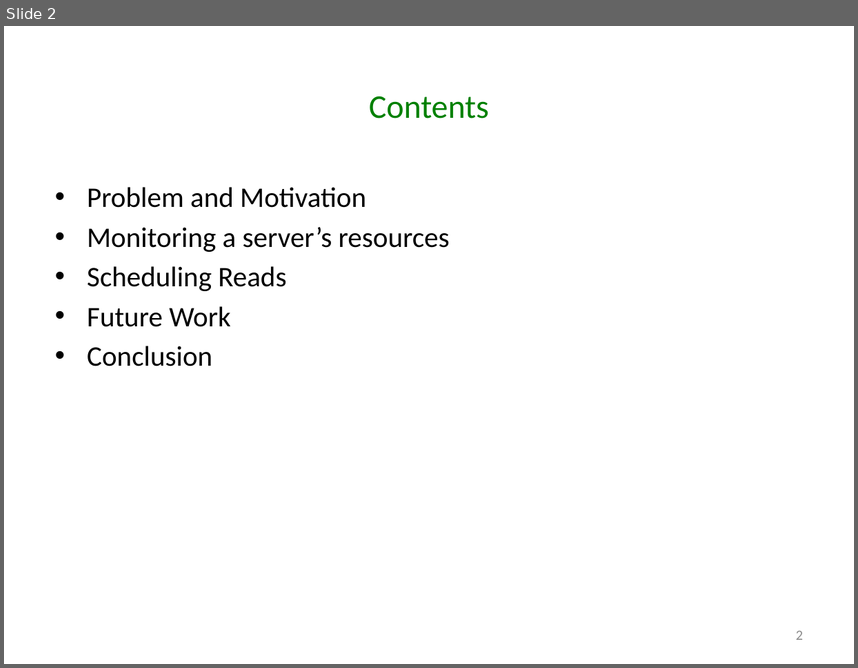
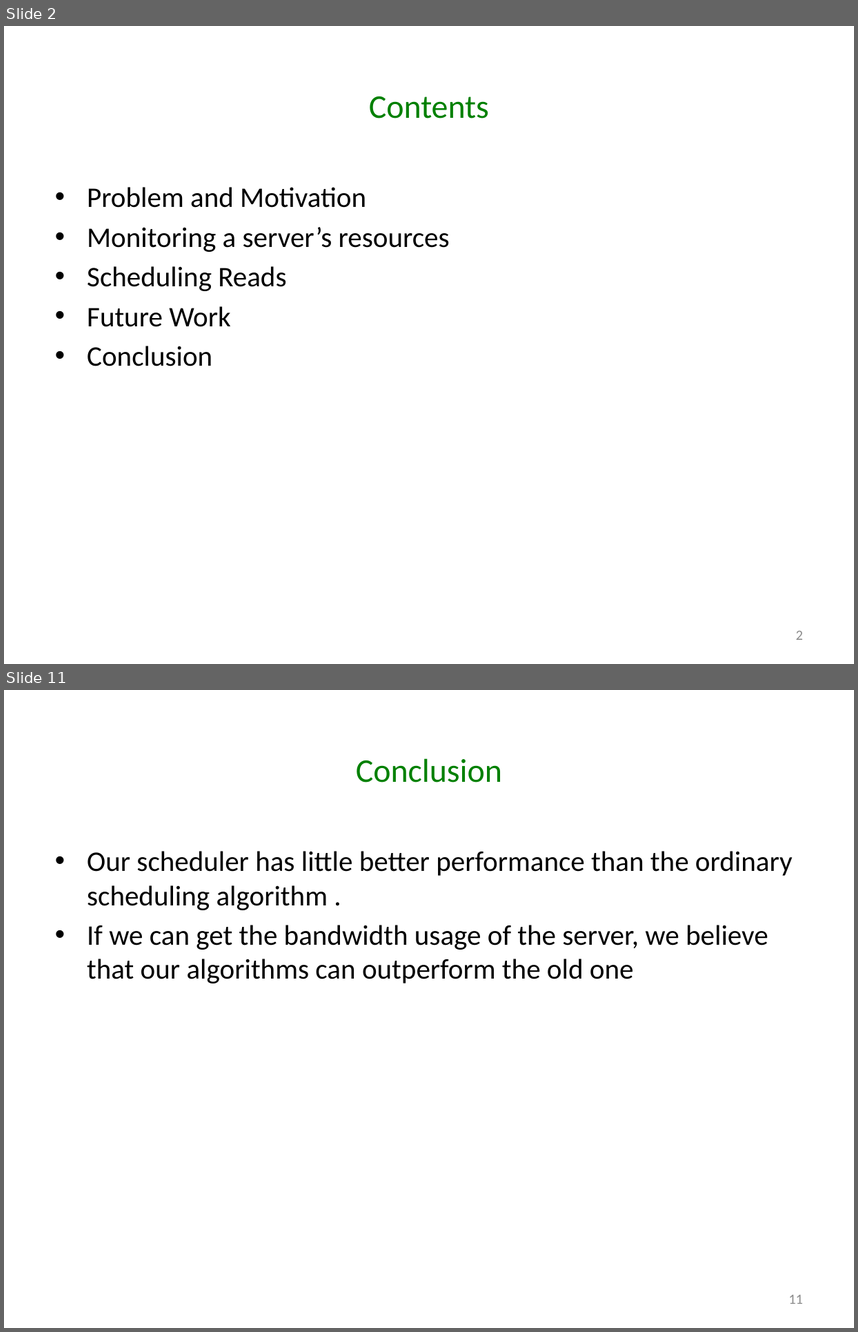
Before and after one commit to godares79/CS848-Project, a slide deck: PresentationSlides/Presentation.pptx. Shown one above the other, each under a label of ours: slide 2 before the commit, slides 2 and 11 after it; the slides between them are not shown. The pictures are 858x668 and 858x1332 pixels, drawn with LibreOffice and Linux fonts; fonts in the diff are those of the drawing. Boxes give left, top, right and bottom in pixels: in the first picture for what was removed or moved away, otherwise in the second. Text is boxed around its words. In the diff, an @@ line names an element or a change of style, - is before the commit and + after.

```diff
--- a/PresentationSlides/Presentation.pptx
+++ b/PresentationSlides/Presentation.pptx
@@ slide 11 added at box(4, 690, 854, 1328), background #FFFFFF @@
@@ title added at box(356, 758, 502, 782), 28 pt, text #008000 @@
+Conclusion
@@ text added at box(87, 851, 793, 983), 24 pt, text #000000 @@
+• Our scheduler has little better performance than the ordinary scheduling algorithm .
+• If we can get the bandwidth usage of the server, we believe that our algorithms can outperform the old one
@@ page number added at box(789, 1294, 803, 1303), 12 pt, text #8C8C8C @@
+11
```
Also in this commit, not shown: 2 slides changed, 8 other slides added, 2 slides removed.
